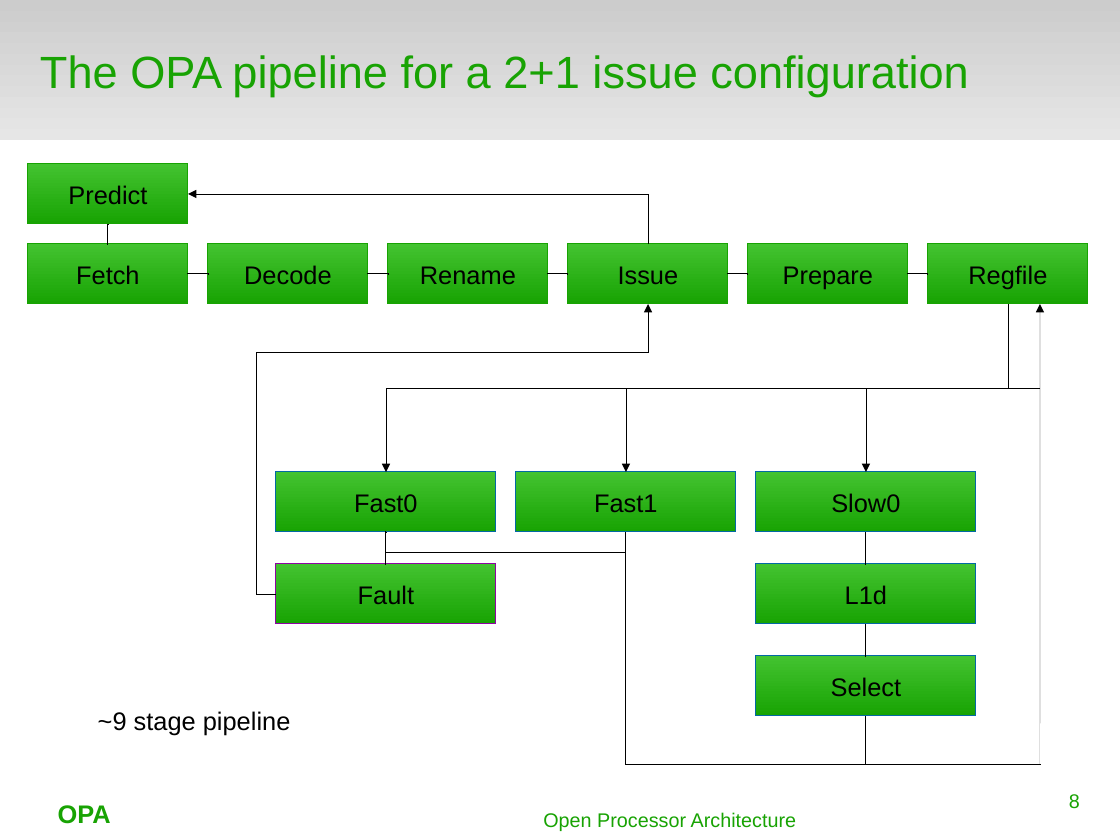
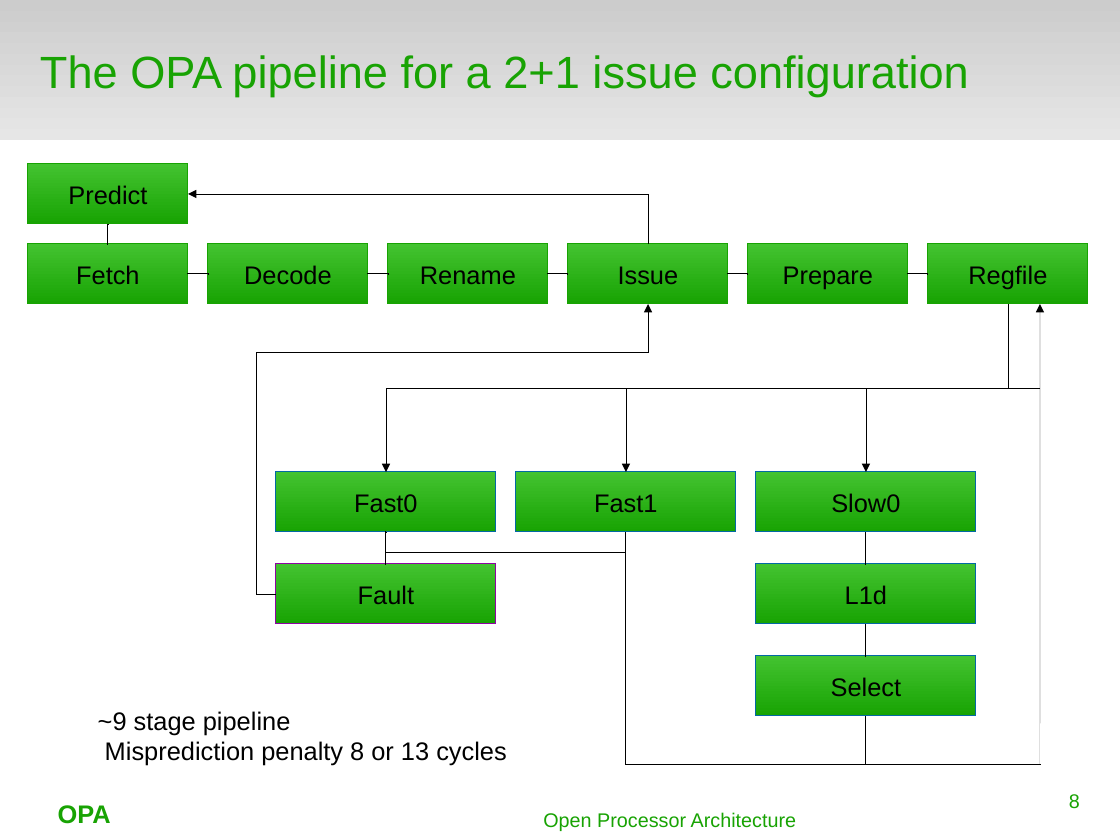
Before and after one commit to terpstra/opa, a slide deck: slide 8 of docs/orconf2015.odp. Drawn at 1120x840 pixels with LibreOffice and Linux fonts; fonts in the diff are those of the drawing; background and template pictures are left out. Boxes give left, top, right and bottom in pixels: in the first picture for what was removed or moved away, otherwise in the second. Text is boxed around its words. In the diff, an @@ line names an element or a change of style, - is before the commit and + after.

```diff
--- a/docs/orconf2015.odp
+++ b/docs/orconf2015.odp
@@ text at (x1=105, y1=741, x2=507, y2=766): paragraph added @@
+Misprediction penalty 8 or 13 cycles
```
Also in this commit, not shown: 7 other slides changed, 1 slide added.
